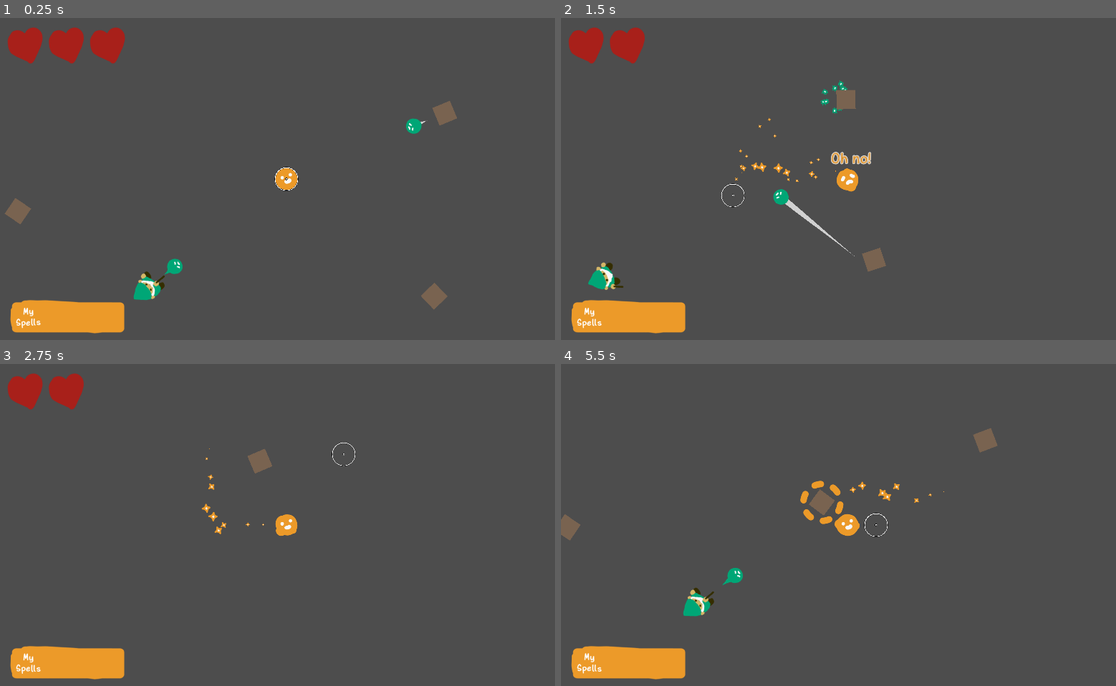
Above: before the commit, frames 1-4 (two rows, left to right).
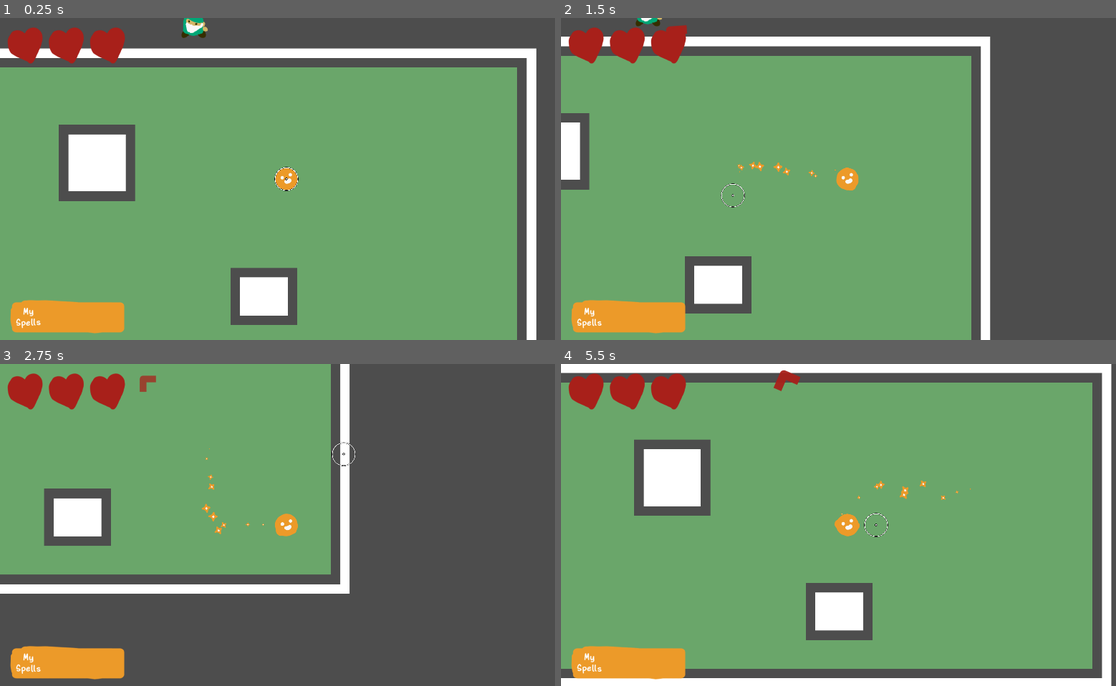
Above: after the commit, the same moments.

Repository: Tzeryushi/A-Wizard-Casting-Spell
Game: Godot game, scene res://Scenes/TestScene.tscn
Two runs of this game, one before a commit and one after it. Both use one fixed random seed, a clock stepped at 60 frames per second and the inputs below. This scene is started directly instead of the project's main scene.
Inputs (mouse positions are in pixels of both pictures, inside the frame that each line leads up to):
- Up to frame 1 (0.25 s): no input
- Up to frame 2 (1.5 s): move the mouse to (971, 162) at 0.52 s; hold D (move_right) 0.53-1.28 s; tap Space (flip) at 0.6 s; move the mouse to (733, 195) at 1.27 s; hold S (move_down) from 1.28 s (still down); click (733, 195) at 1.35 s
- Up to frame 3 (2.75 s): move the mouse to (344, 454) at 2.02 s; release S (move_down) at 2.03 s; hold D (move_right) from 2.03 s (still down); tap Space (flip) at 2.1 s
- Up to frame 4 (5.5 s): move the mouse to (816, 589) at 2.77 s; release D (move_right) at 2.78 s; hold W (move_up) 2.78-3.53 s; click (816, 589) at 2.85 s; move the mouse to (1021, 573) at 3.52 s; hold A (move_left) 3.53-5.03 s; tap Space (flip) at 3.6, 5.1 s; move the mouse to (677, 476) at 4.27 s; click (677, 476) at 4.35 s; move the mouse to (877, 525) at 5.02 s; hold S (move_down) from 5.03 s (still down)

The runs differ from the first frame. In frame 1, 79% of the frame differs, in the area x 0-97%, y 0-100%; in frame 2, 65%; in frame 3, 40%; in frame 4, 88%, in the area x 0-100%, y 0-100%.
Error before the commit: Cannot call method 'instantiate' on a null value. (res://Assets/Actors/Player/Player.gd:49)

Commit message:
Enemy location arrows

Diff:
--- a/Assets/Actors/Player/EnemyArrow.gd
+++ b/Assets/Actors/Player/EnemyArrow.gd
@@ -2,6 +2,7 @@
 extends Node2D
 
 @export var fade_threshold : float = 2500.0
+@export var visible_padding : float = 80.0
 
 @onready var arrow := $Arrow
 @onready var raycast := $RayCast
@@ -14,13 +15,16 @@
 		destroy()
 		return
 	raycast.target_position = to_local(enemy.global_position)
-	if raycast.is_colliding():
-		var collision_point : Vector2 = raycast.get_collision_point()
+	#raycast.look_at(enemy.global_position)
+	var collision_point : Vector2 = raycast.get_collision_point()
+	if raycast.is_colliding() and (collision_point.distance_to(enemy.global_position)) > visible_padding:
 		arrow.global_position = collision_point
 		arrow.look_at(enemy.global_position)
-		arrow.set("modulate:a", 1.0-min((collision_point.distance_to(enemy.global_position))/fade_threshold,1.0))
+		var distance_percent = 1.0-min((collision_point.distance_to(enemy.global_position))/fade_threshold,1.0)
+		arrow.set_indexed("modulate:a", distance_percent)
+		arrow.scale = Vector2(distance_percent, distance_percent)
 	else:
-		arrow.set("modulate:a", 0.0)
+		arrow.set_indexed("modulate:a", 0.0)
 
 func set_up_arrow(_enemy:Enemy) -> void:
 	enemy = _enemy
--- a/Assets/Actors/Player/EnemyArrow.tscn
+++ b/Assets/Actors/Player/EnemyArrow.tscn
@@ -10,5 +10,7 @@
 texture = ExtResource("2_h7olu")
 
 [node name="RayCast" type="RayCast2D" parent="."]
-target_position = Vector2(20, 0)
+target_position = Vector2(8000, 0)
 collision_mask = 128
+collide_with_areas = true
+collide_with_bodies = false
--- a/Assets/Actors/Player/Player.gd
+++ b/Assets/Actors/Player/Player.gd
@@ -49,6 +49,7 @@
 			var new_arrow = _enemy_arrow_scene.instantiate()
 			new_arrow.set_up_arrow(enemy)
 			arrows.append(new_arrow)
+			add_child(new_arrow)
 
 func _unhandled_input(_event) -> void:
 	state_manager.input(_event)
--- a/Assets/Actors/Player/Player.tscn
+++ b/Assets/Actors/Player/Player.tscn
@@ -1,8 +1,9 @@
-[gd_scene load_steps=29 format=3 uid="uid://cb3fcw70u4e1o"]
+[gd_scene load_steps=30 format=3 uid="uid://cb3fcw70u4e1o"]
 
 [ext_resource type="Script" path="res://Assets/Actors/Player/Player.gd" id="1_yuspw"]
 [ext_resource type="Resource" uid="uid://bge7uiekmtoky" path="res://Assets/Spells/SpellList.tres" id="2_f8kle"]
 [ext_resource type="Texture2D" uid="uid://c2b0l71nwsr54" path="res://Assets/Actors/Player/Spello/SpelloSad.PNG" id="3_iudvf"]
+[ext_resource type="PackedScene" uid="uid://t0tvm0bd6vn3" path="res://Assets/Actors/Player/EnemyArrow.tscn" id="3_j7uh3"]
 [ext_resource type="Texture2D" uid="uid://cvsgnhgt0wp4m" path="res://Assets/Actors/Player/Spello/Spello.PNG" id="3_jrpvt"]
 [ext_resource type="Script" path="res://Assets/Actors/Player/Player States/PlayerMoveState.gd" id="4_cvw7v"]
 [ext_resource type="Script" path="res://Assets/Actors/StateManager.gd" id="4_ipnlw"]
@@ -113,6 +114,7 @@
 collision_mask = 69
 script = ExtResource("1_yuspw")
 _spell_list = ExtResource("2_f8kle")
+_enemy_arrow_scene = ExtResource("3_j7uh3")
 _ouchie_index = Array[String](["Oof!", "Ouchie!", "Ugh!", "Oofie!", "No fair!", "Guh!", "Dagnabbit!", "Phoo!", "Shucks!", "Jebus!", "Woah!", "Ack!", "That's no good!", "Skill issue!", "Arrrgh!", "Oofers!", "Oh no!"])
 animation_node = NodePath("Animations")
 state_manager_node = NodePath("StateManager")
@@ -196,6 +198,8 @@
 [node name="Camera" type="Camera2D" parent="."]
 
 [node name="PointerHitbox" type="Area2D" parent="."]
+collision_layer = 128
+collision_mask = 128
 
 [node name="CollisionShape2D" type="CollisionShape2D" parent="PointerHitbox"]
 position = Vector2(0, -480)
--- /dev/null
+++ b/Scenes/Playground.tscn
@@ -0,0 +1,17 @@
+[gd_scene load_steps=2 format=3 uid="uid://d6tvsrkkvf34"]
+
+[sub_resource type="CircleShape2D" id="CircleShape2D_02axy"]
+radius = 88.0909
+
+[node name="Node2D" type="Node2D"]
+
+[node name="RayCast2D" type="RayCast2D" parent="."]
+position = Vector2(267, 369)
+target_position = Vector2(600, 0)
+
+[node name="Area2D" type="Area2D" parent="."]
+position = Vector2(365, 439)
+
+[node name="CollisionShape2D" type="CollisionShape2D" parent="Area2D"]
+position = Vector2(320, -16)
+shape = SubResource("CircleShape2D_02axy")
--- a/Scenes/TestScene.tscn
+++ b/Scenes/TestScene.tscn
@@ -1,16 +1,14 @@
-[gd_scene load_steps=7 format=3 uid="uid://dqftv7aon2ak3"]
+[gd_scene load_steps=6 format=3 uid="uid://dqftv7aon2ak3"]
 
 [ext_resource type="TileSet" uid="uid://drht87h6vy28k" path="res://Scenes/Tilemaps/PathMap.tres" id="1_ce55i"]
 [ext_resource type="PackedScene" uid="uid://cb3fcw70u4e1o" path="res://Assets/Actors/Player/Player.tscn" id="2_fbh7b"]
 [ext_resource type="Script" path="res://Scenes/TileData.gd" id="3_e8kde"]
-[ext_resource type="PackedScene" uid="uid://do862rnkiybck" path="res://Assets/Actors/Enemy/Enemy.tscn" id="3_iq20f"]
 [ext_resource type="PackedScene" uid="uid://duqfc8ur47bnm" path="res://Assets/Actors/Enemy/GreenWizard/GreenWizard.tscn" id="6_cayom"]
 [ext_resource type="PackedScene" uid="uid://dmyn7qvgjvqhg" path="res://Assets/HUD/hud.tscn" id="7_rxkmq"]
 
 [node name="Node2D" type="Node2D"]
 
 [node name="TileMap" type="TileMap" parent="." groups=["Environment"]]
-visible = false
 z_index = -2
 tile_set = ExtResource("1_ce55i")
 format = 2
@@ -20,17 +18,7 @@
 [node name="Player" parent="." instance=ExtResource("2_fbh7b")]
 position = Vector2(1099, 434)
 
-[node name="Enemy" parent="." instance=ExtResource("3_iq20f")]
-position = Vector2(199, 542)
-max_movement_speed = 250.0
-
-[node name="Enemy2" parent="." instance=ExtResource("3_iq20f")]
-position = Vector2(1637, 210)
-
-[node name="Enemy3" parent="." instance=ExtResource("3_iq20f")]
-position = Vector2(1594, 827)
-
 [node name="GreenWizard" parent="." instance=ExtResource("6_cayom")]
-position = Vector2(630, 802)
+position = Vector2(790, -88)
 
 [node name="HUD" parent="." instance=ExtResource("7_rxkmq")]
